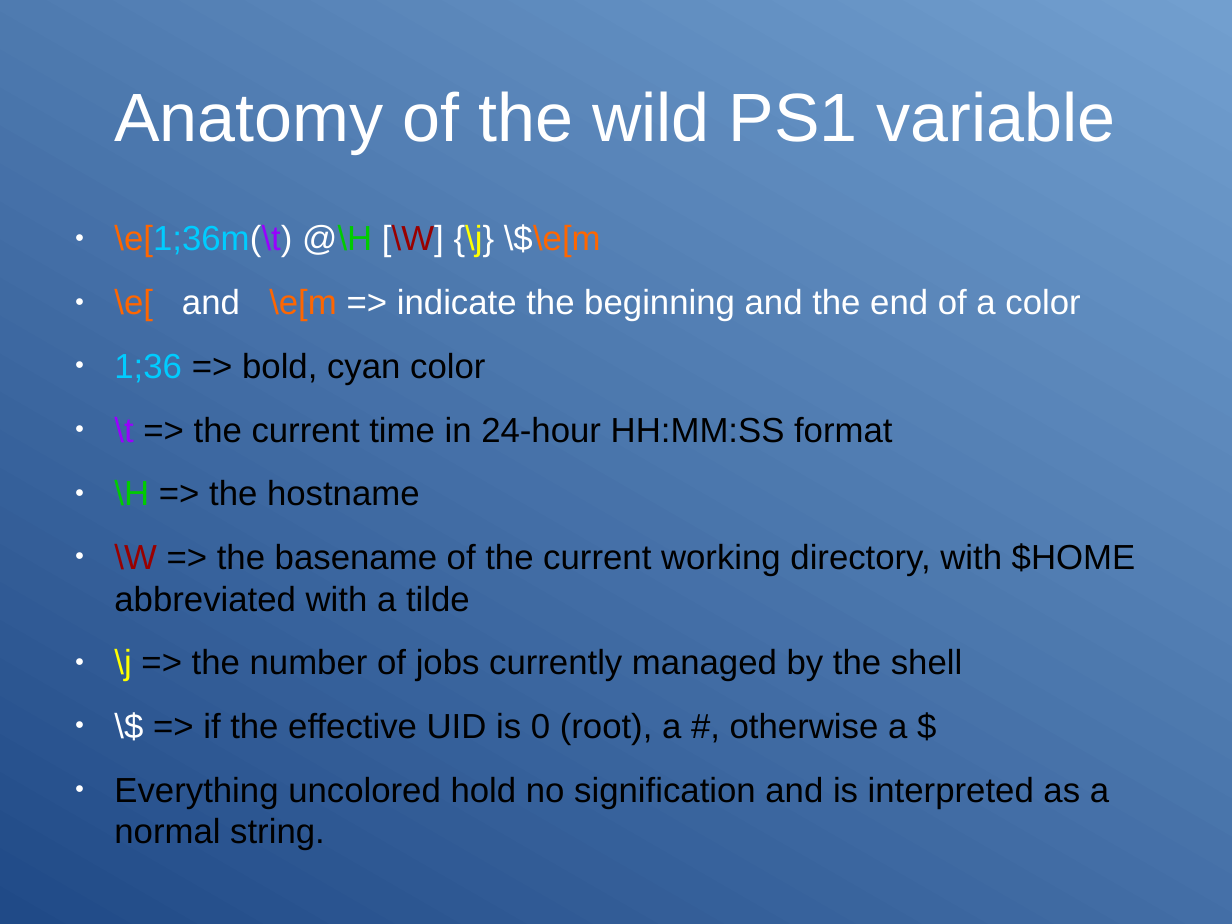
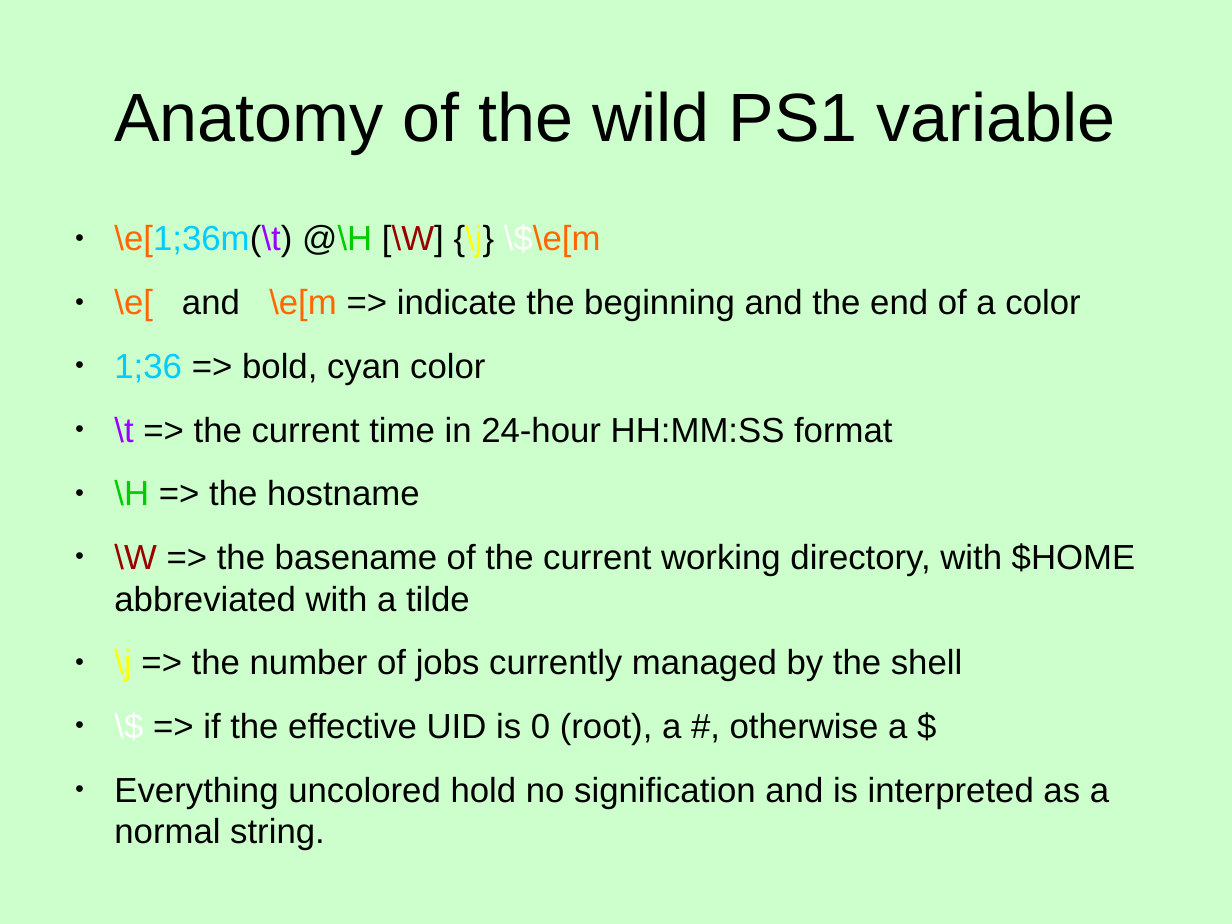
Before and after one commit to Clibre/An-introduction-to-bash, a slide deck: slide 32 of presentation/presentation.odp. Drawn at 1232x924 pixels with LibreOffice and Linux fonts; fonts in the diff are those of the drawing. Boxes give left, top, right and bottom in pixels: in the first picture for what was removed or moved away, otherwise in the second. Text is boxed around its words. In the diff, an @@ line names an element or a change of style, - is before the commit and + after.

```diff
--- a/presentation/presentation.odp
+++ b/presentation/presentation.odp
@@ background gradient #204A87 to #729FCF to #CCFFCC @@
@@ title "Anatomy of the wild PS1 ..." at bbox=[114, 91, 1116, 153]: text colour #FFFFFF to #000000 @@
@@ text "\e[1;36m(\t) @\H [\W] {\j} \$\e[m" at bbox=[114, 224, 1136, 850]: text colour #FFFFFF to #000000 in "\e[1;36m(\t) @\H [\W] {\j}", "and => indicate the beginning and the ..."; bullet colour #FFFFFF to #000000 @@
```
Also in this commit, not shown: 115 other slides changed, 1 other file.
